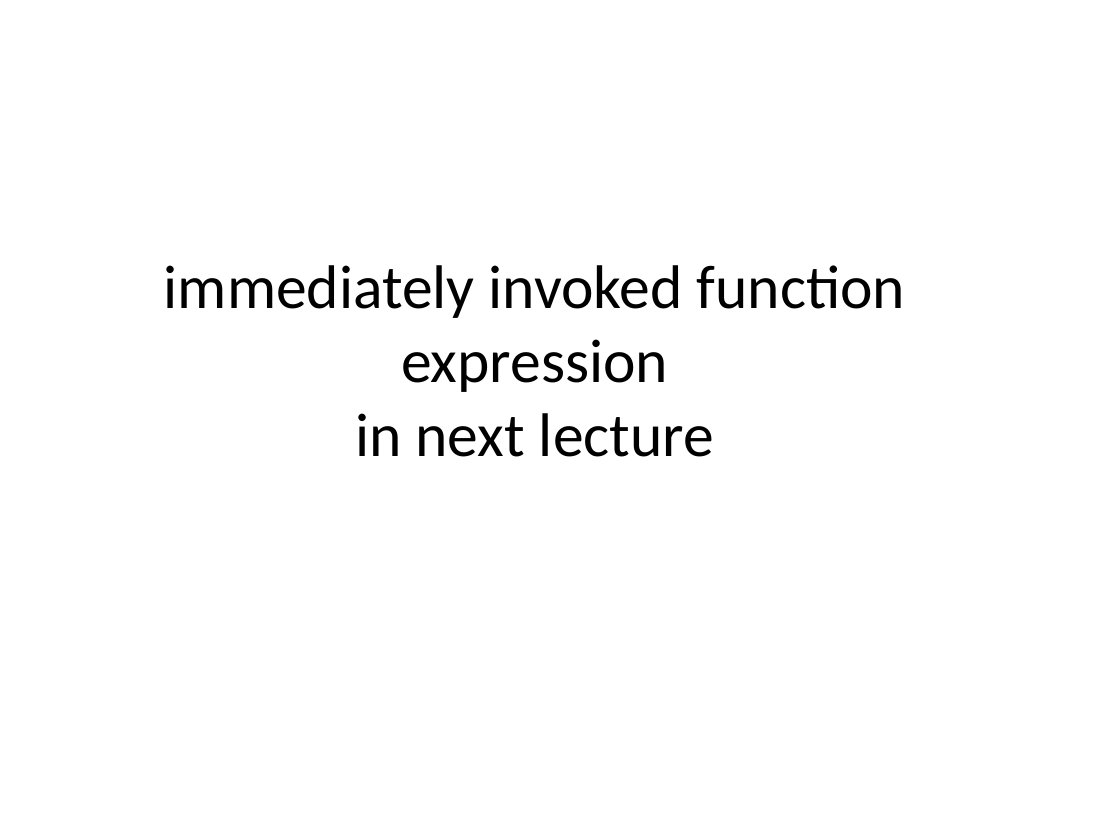
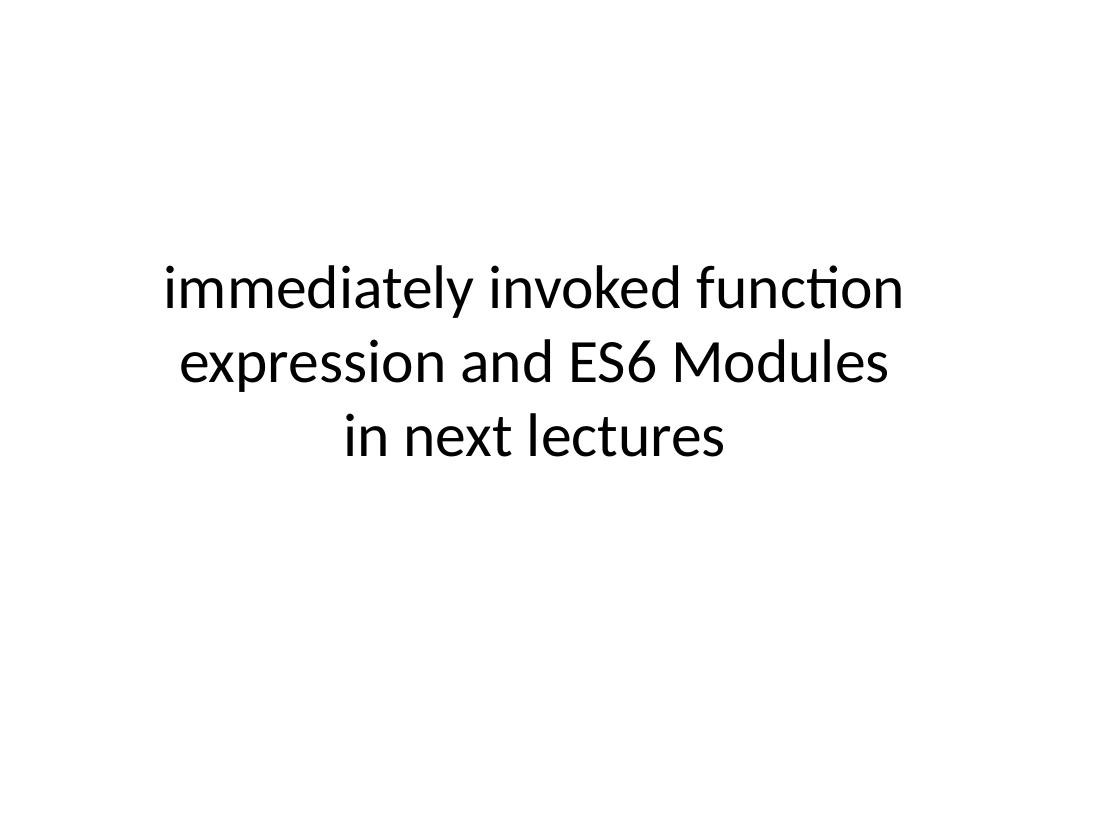
Before and after one commit to dzmitry-varabei/front-end-course, a slide deck: slide 29 of lecture-3-recap-scope/scope.pptx (slide 32 before the commit). Drawn at 1120x840 pixels with LibreOffice and Linux fonts; fonts in the diff are those of the drawing. Boxes give left, top, right and bottom in pixels: in the first picture for what was removed or moved away, otherwise in the second. Text is boxed around its words. In the diff, an @@ line names an element or a change of style, - is before the commit and + after.

```diff
--- a/lecture-3-recap-scope/scope.pptx
+++ b/lecture-3-recap-scope/scope.pptx
@@ title at <box>164,265,906,457</box>: text changed @@
-immediately invoked function expression
-in next lecture
+immediately invoked function expression and ES6 Modules
+in next lectures
```
Also in this commit, not shown: 3 slides removed.
